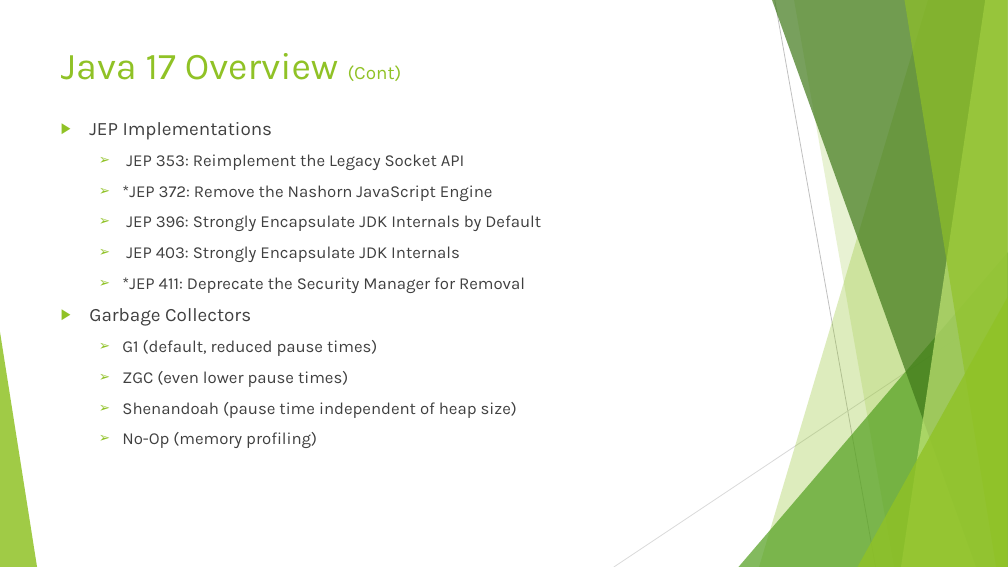
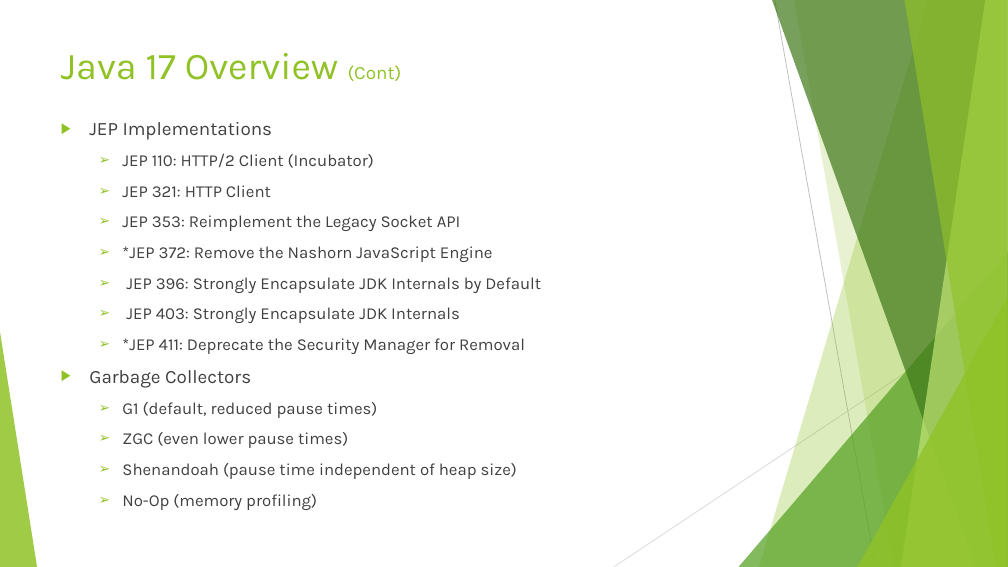
Before and after one commit to Rohan427/Qpid4Graal, a slide deck: slide 7 of doc/reference/Java_17 _Upgrade.pptx. Drawn at 1008x567 pixels with LibreOffice and Linux fonts; fonts in the diff are those of the drawing. Boxes give left, top, right and bottom in pixels: in the first picture for what was removed or moved away, otherwise in the second. Text is boxed around its words. In the diff, an @@ line names an element or a change of style, - is before the commit and + after.

Commit message:
Java 17 Upgrade PPT v2

```diff
--- a/doc/reference/Java_17 _Upgrade.pptx
+++ b/doc/reference/Java_17 _Upgrade.pptx
@@ text at box(122, 153, 374, 197): paragraphs added @@
+  ➢ JEP 110: HTTP/2 Client (Incubator)
+  ➢ JEP 321: HTTP Client
```
Also in this commit, not shown: 2 other slides changed, 13 slides added, 1 other file.
